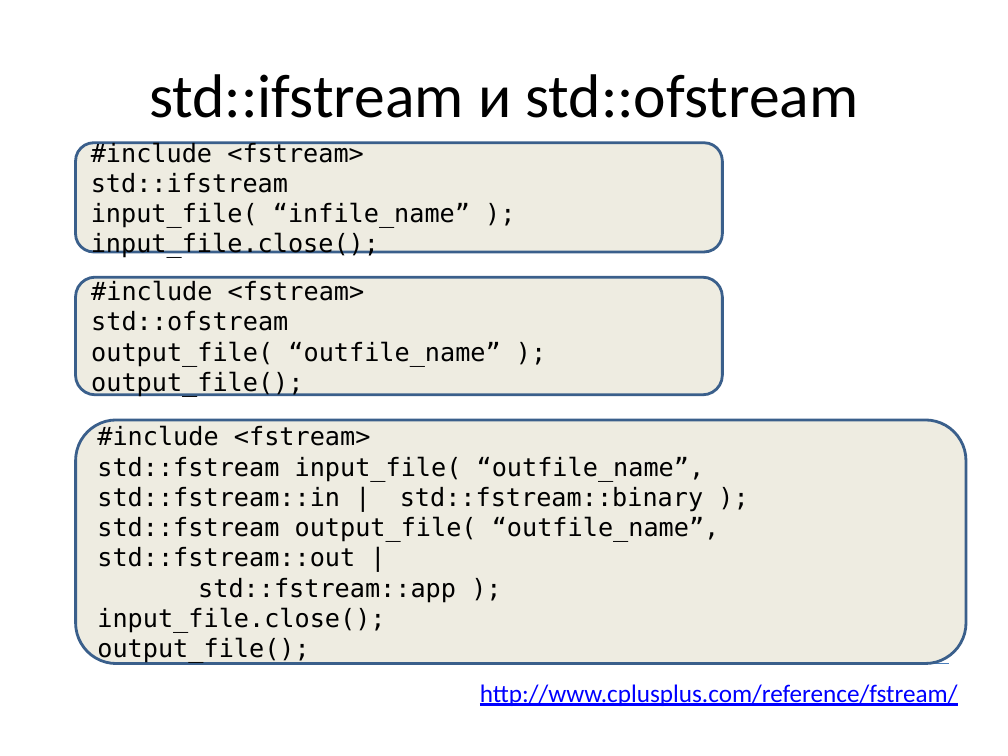
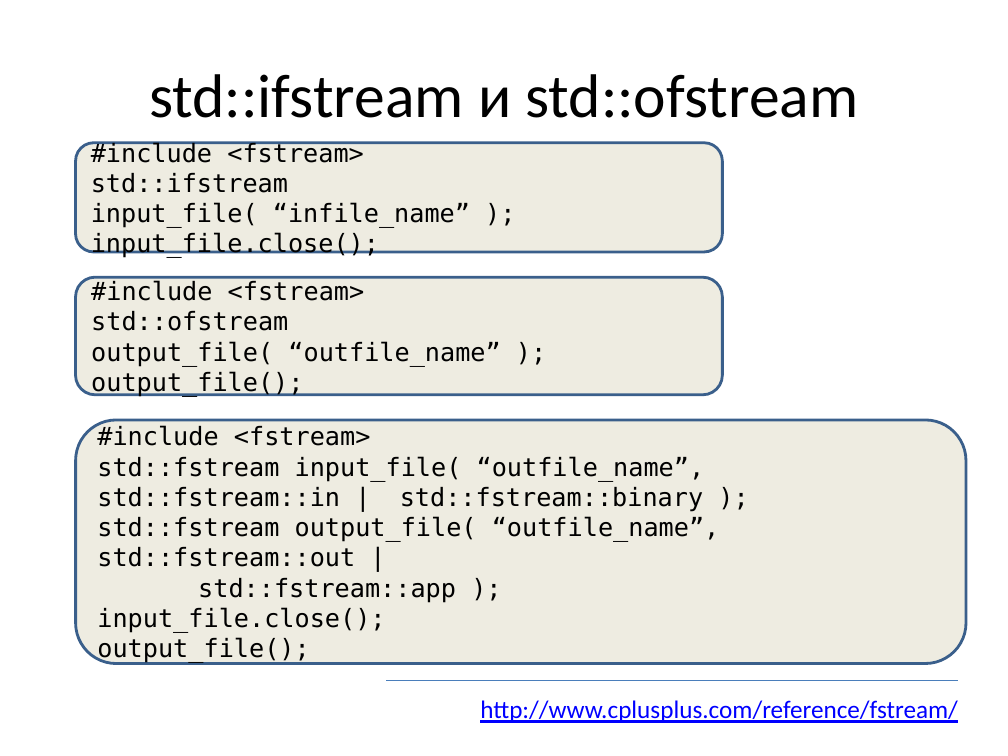
Before and after one commit to tscherkas/cpp_craft_1013, a slide deck: slide 8 of lections/cpp_craft_lec_1_part_2_v1_2.pptx. Drawn at 1008x756 pixels with LibreOffice and Linux fonts; fonts in the diff are those of the drawing. Boxes give left, top, right and bottom in pixels: in the first picture for what was removed or moved away, otherwise in the second. Text is boxed around its words. In the diff, an @@ line names an element or a change of style, - is before the commit and + after.

```diff
--- a/lections/cpp_craft_lec_1_part_2_v1_2.pptx
+++ b/lections/cpp_craft_lec_1_part_2_v1_2.pptx
@@ line moved from (378, 663) - (950, 663) to (386, 680) - (958, 680) @@
@@ text "http://www.cplusplus.com/reference/fstream/": place and size @@
-text "http://www.cplusplus.com/reference/fstream/" at [480,684,958,706]
+text "http://www.cplusplus.com/reference/fstream/" at [480,700,958,723]
```
Also in this commit, not shown: 3 other slides changed.
